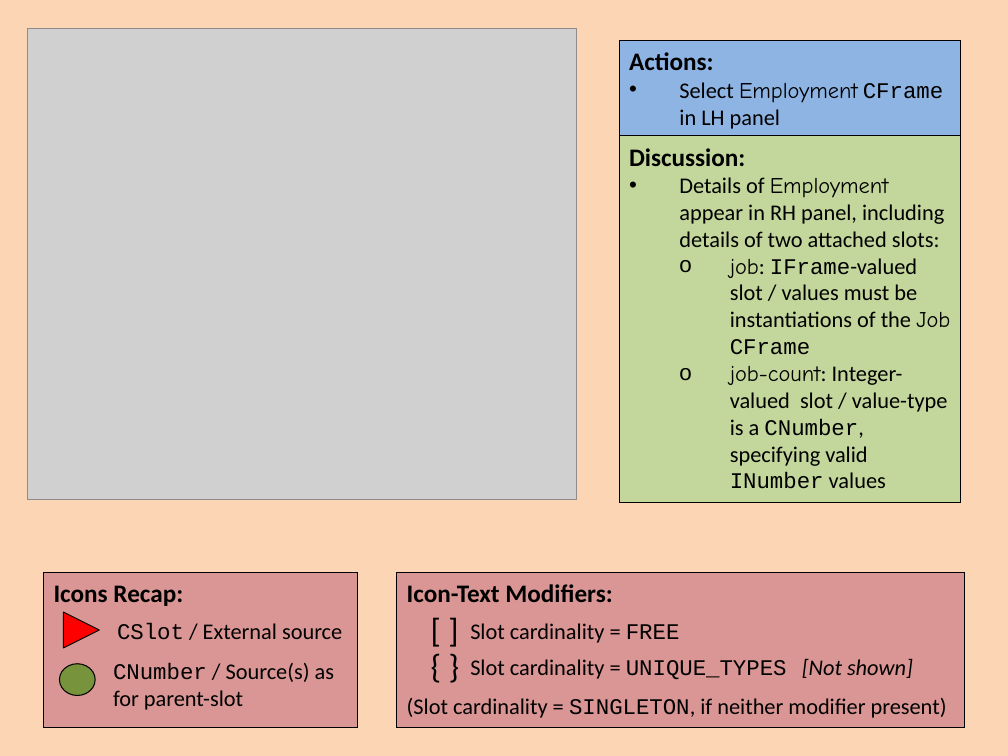
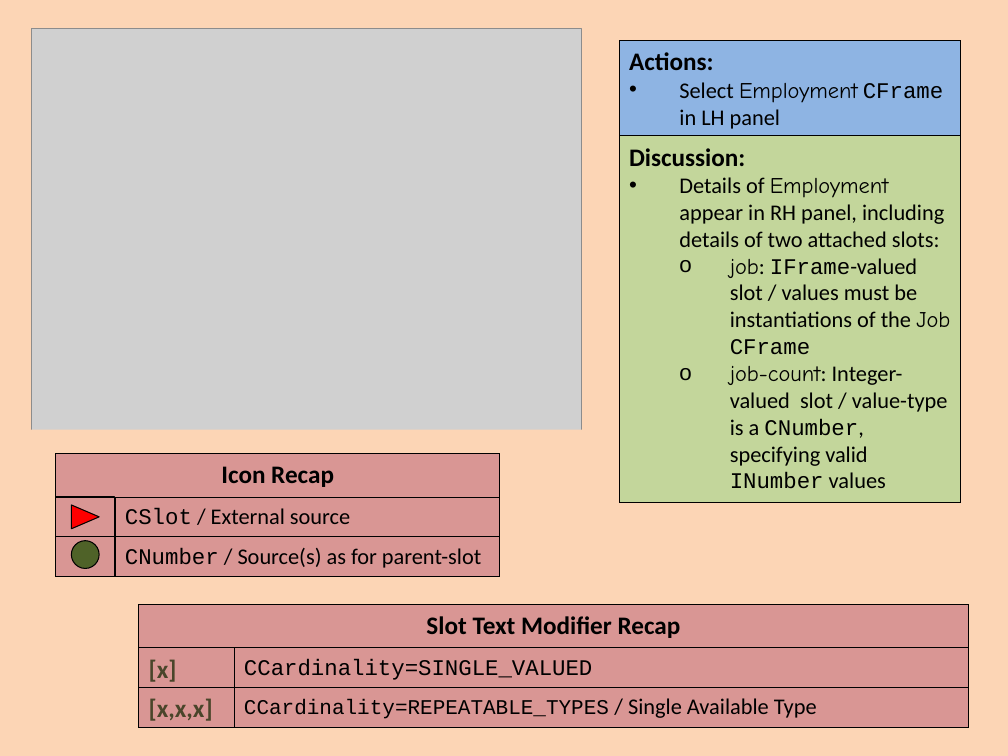
Before and after one commit to colin-puleston/mekon-hobo, a slide deck: slide 17 of docs/MEKON-HOBO Introductory Tutorial.pptx (slide 15 before the commit). Drawn at 1008x756 pixels with LibreOffice and Linux fonts; fonts in the diff are those of the drawing; grey boxes stand for pictures. Boxes give left, top, right and bottom in pixels: in the first picture for what was removed or moved away, otherwise in the second. Text is boxed around its words. In the diff, an @@ line names an element or a change of style, - is before the commit and + after.

```diff
--- a/docs/MEKON-HOBO Introductory Tutorial.pptx
+++ b/docs/MEKON-HOBO Introductory Tutorial.pptx
@@ picture: place and size @@
-picture at (28,29,577,500)
+picture at (31,29,581,500)
@@ rectangle added at (0,429,607,509), fill #FCD5B5 @@
@@ rectangle added at (55,454,500,577), fill #D99694, outline #000000 0.75 pt, 18 pt, text #000000, bold @@
+Icon Recap
@@ rectangle added at (55,497,115,536), outline #000000 0.75 pt @@
@@ triangle: place and size @@
-triangle at (64,612,99,647)
+triangle at (72,505,100,529)
@@ rectangle "CSlot / External source": place and size @@
-rectangle "CSlot / External source" at (117,623,342,640)
+rectangle "CSlot / External source" at (115,497,500,536)
@@ rectangle "CSlot / External source" at (115,497,500,536): outline none to #000000 0.75 pt @@
@@ rectangle added at (55,536,115,576), outline #000000 0.75 pt @@
@@ rectangle "CNumber / Source(s) as for ..." at (115,536,500,576): outline none to #000000 0.75 pt @@
@@ rectangle "CNumber / Source(s) as for ...": place and size @@
-rectangle "CNumber / Source(s) as for ..." at (113,663,334,710)
+rectangle "CNumber / Source(s) as for ..." at (115,536,500,576)
@@ ellipse added at (72,540,100,569), fill #4F6228, outline #000000 0.75 pt @@
@@ rectangle removed at (43,573,357,728) @@
-Icons Recap:
@@ rectangle removed at (397,573,965,728) @@
-Icon-Text Modifiers:
@@ rectangle added at (139,604,969,727), fill #D99694, outline #000000 0.75 pt, 18 pt, text #000000, bold @@
+Slot Text Modifier Recap
@@ text removed at (420,604,513,643) @@
-[ ]
@@ text removed at (470,623,680,643) @@
-Slot cardinality = FREE
@@ rectangle added at (139,648,234,687), outline #000000 0.75 pt, 18 pt, text #4A452A, bold @@
+[x]
@@ rectangle added at (234,648,968,687), outline #000000 0.75 pt, 16 pt, text #000000 @@
+CCardinality=SINGLE_VALUED
@@ text removed at (420,640,509,679) @@
-{ }
@@ text removed at (470,659,913,680) @@
-Slot cardinality = UNIQUE_TYPES [Not shown]
@@ ellipse removed at (59,663,95,695) @@
@@ rectangle added at (139,687,234,727), outline #000000 0.75 pt, 18 pt, text #4A452A, bold @@
+[x,x,x]
@@ rectangle added at (234,687,968,727), outline #000000 0.75 pt, 15 pt, text #000000 @@
+CCardinality=REPEATABLE_TYPES / Single Available Type
@@ text removed at (407,698,947,718) @@
-(Slot cardinality = SINGLETON, if neither modifier present)
```
Also in this commit, not shown: 23 other slides changed, 3 slides added.
